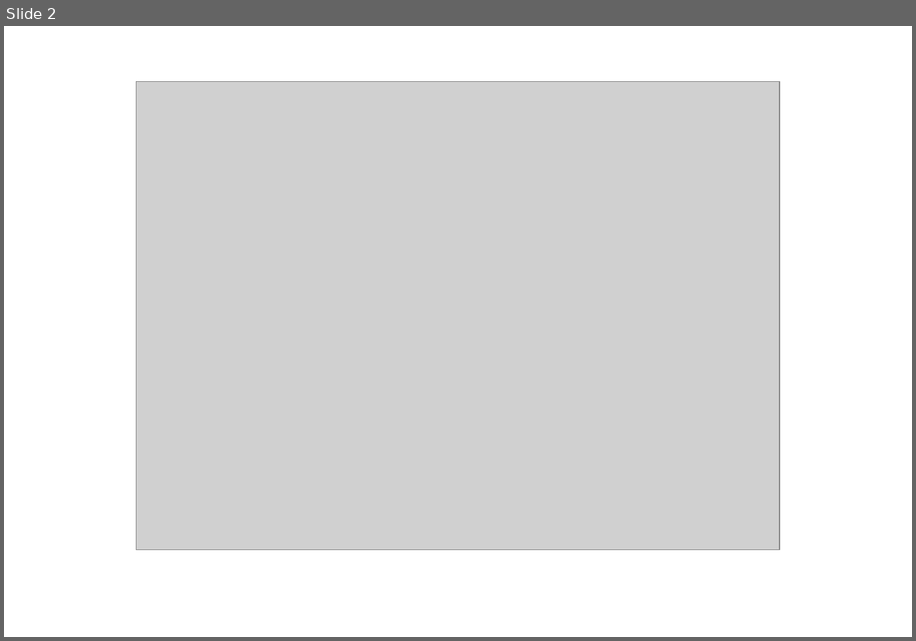
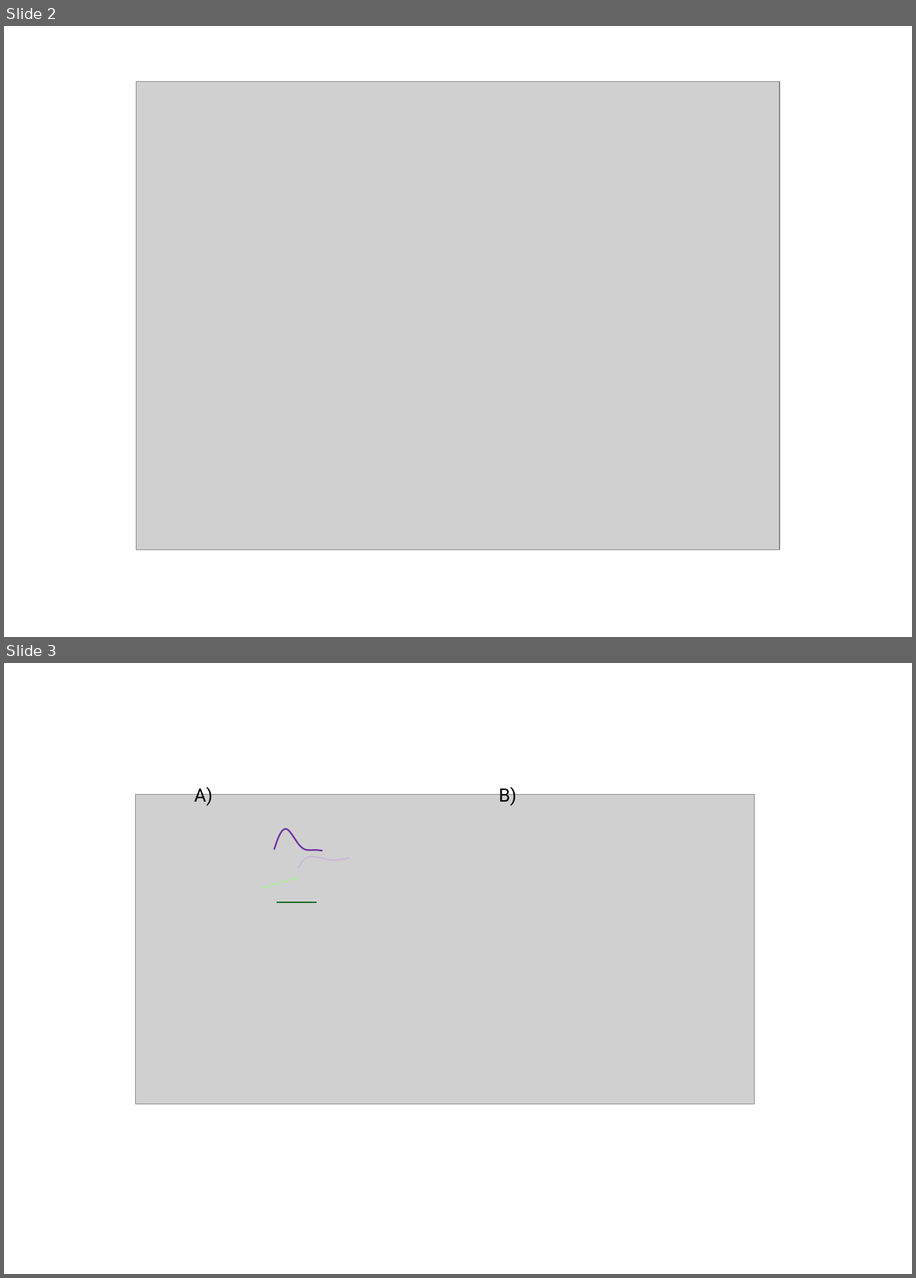
Before and after one commit to egreich/Pulse-meta-analysis, a slide deck: figures/conceptual_figure_edits.pptx. Shown one above the other, each under a label of ours: slide 2 before the commit, slides 2 and 3 after it. The pictures are 916x641 and 916x1278 pixels, drawn with LibreOffice and Linux fonts; fonts in the diff are those of the drawing; grey boxes stand for pictures. Boxes give left, top, right and bottom in pixels: in the first picture for what was removed or moved away, otherwise in the second. Text is boxed around its words. In the diff, an @@ line names an element or a change of style, - is before the commit and + after.

```diff
--- a/figures/conceptual_figure_edits.pptx
+++ b/figures/conceptual_figure_edits.pptx
@@ slide 3 added at (x1=4, y1=663, x2=912, y2=1274), background #FFFFFF @@
@@ text added at (x1=194, y1=784, x2=213, y2=806), 18 pt, text #000000 @@
+A)
@@ text added at (x1=499, y1=784, x2=517, y2=806), 18 pt, text #000000 @@
+B)
@@ picture added at (x1=136, y1=795, x2=755, y2=1104) @@
@@ freeform shape added at (x1=274, y1=829, x2=323, y2=851), outline #7030A0 1.5 pt @@
@@ freeform shape added at (x1=297, y1=849, x2=349, y2=869), outline #CEB8D7 1.5 pt @@
@@ line added from (261, 889) to (299, 878), #B4E5A2 1.5 pt @@
@@ line added from (277, 902) to (317, 902), #196B24 1.5 pt @@
```
Also in this commit, not shown: 2 slides changed, 2 slides removed, 53 other files.
